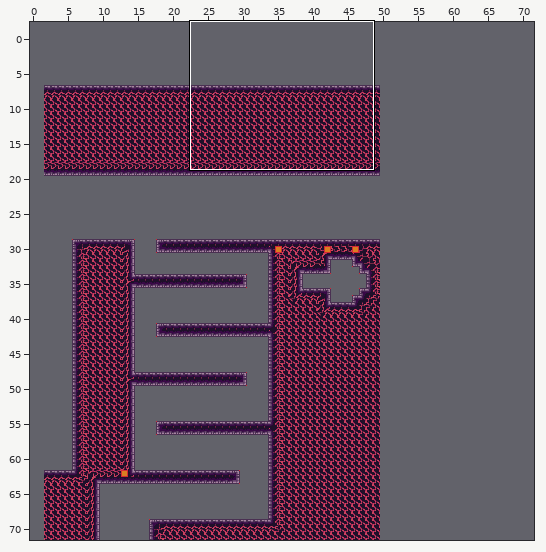
Two versions of a level (Tiled map (JSON), assets/world/room/fire1a.json). Above: a wide view before the commit, with the close-up outlined.
Close-up. Before:
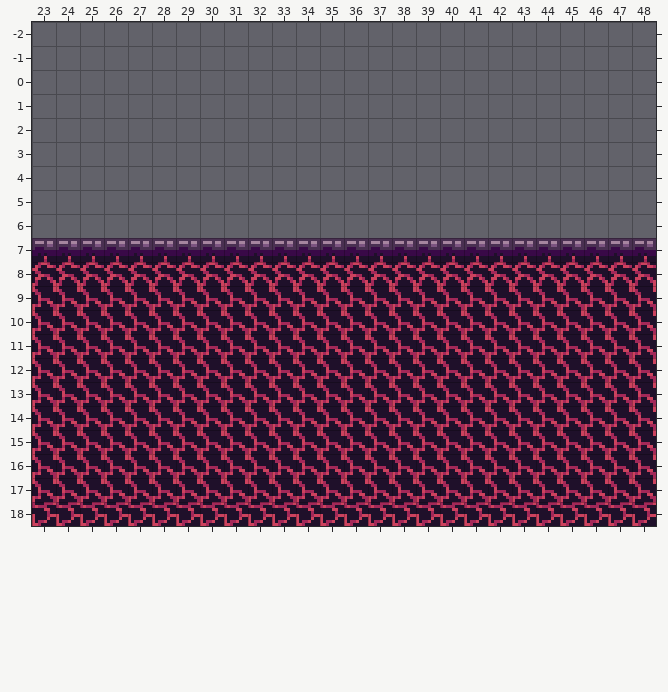
Cells are 8x8 px. Shown: x 23..48, y -2..18. The commit also changed other parts of the map, which this record leaves out. The old version is drawn lined up with the new one. Layer "entity" is drawn -13,-5 px off the grid.
The result:
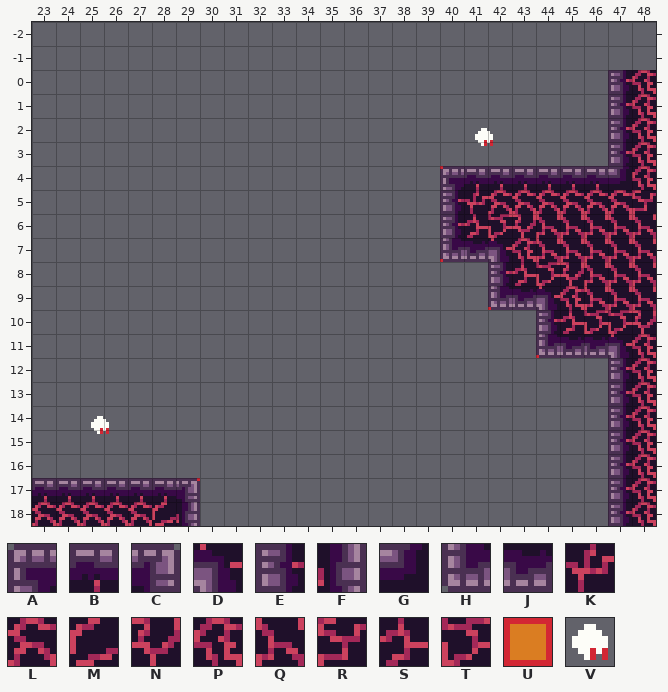
Key: from "fire": A 0, B 1, C 2, D 4, E 13, F 15, G 17, H 26, J 27, K 49, L 50, M 51, N 61, P 62, Q 63, R 74, S 75, T 76; from "tools": U 1 "ground", V 3 "Fire Charge".
_ is an empty cell.
From the commit log: Fire level foundations.
From old to new:
map size 48x80 -> 72x72 cells (old content now starts at 2,-8; both pictures use the new coordinates)
Layer "draft":
Tile U now appears in row 4 at x 40.
The tile that lay hidden is removed in row 7 at x 23 to 39; in rows 8 to 9 at x 23 to 41; in rows 10 to 11 at x 23 to 43; in rows 12 to 16 at x 23 to 46; in rows 17 to 18 at x 30 to 46.
Layer "entity":
Tile V now appears in row 3 at x 43; in row 15 at x 27.
Layer "map":
Tile A now appears in row 4 at x 40.
The author changed tile Q to tile B in row 17 at x 23 to 28.
Tile B now appears in row 4 at x 41 to 46.
The author changed tile Q to tile C in row 17 at x 29.
The author changed tile B to tile D in row 7 at x 42.
The author changed tile Q to tile D in row 9 at x 44; in row 11 at x 47.
The author changed tile L to tile E in row 8 at x 42.
The author changed tile Q to tile E in row 10 at x 44; in rows 12 to 17 at x 47.
The author changed tile T to tile E in row 18 at x 47.
Tile E now appears in rows 0 to 3 at x 47; in rows 5 to 6 at x 40.
The author changed tile T to tile F in row 18 at x 29.
Tile G now appears in row 4 at x 47.
The author changed tile B to tile H in row 7 at x 40.
The author changed tile Q to tile H in row 9 at x 42; in row 11 at x 44.
The author changed tile B to tile J in row 7 at x 41.
The author changed tile Q to tile J in row 9 at x 43; in row 11 at x 45 to 46.
Tile K now appears in row 5 at x 41.
The author changed tile T to tile L in row 18 at x 23 to 27.
Tile L now appears in row 5 at x 42 to 47.
The author changed tile T to tile M in row 18 at x 28.
The author changed tile L to tile N in row 8 at x 45.
The author changed tile Q to tile N in row 10 at x 48.
Tile N now appears in row 6 at x 43.
The author changed tile B to tile P in row 7 at x 43.
The author changed tile Q to tile P in row 9 at x 45; in rows 11 to 17 at x 48.
The author changed tile T to tile P in row 18 at x 48.
Tile P now appears in rows 0 to 4 at x 48.
The author changed tile B to tile Q in row 7 at x 44 to 48.
The author changed tile L to tile Q in row 8 at x 46 to 48.
Tile Q now appears in row 6 at x 44 to 48.
Tile R now appears in row 5 at x 48.
The author changed tile L to tile S in row 8 at x 43.
The author changed tile Q to tile S in row 10 at x 45.
Tile S now appears in row 6 at x 41.
The author changed tile L to tile T in row 8 at x 44.
The author changed tile Q to tile T in row 10 at x 46 to 47.
Tile T now appears in row 6 at x 42.
Tile B is removed in row 7 at x 23 to 39.
Tile L is removed in row 8 at x 23 to 41.
Tile Q is removed in row 9 at x 23 to 41; in rows 10 to 11 at x 23 to 43; in rows 12 to 16 at x 23 to 46; in row 17 at x 30 to 46.
Tile T is removed in row 18 at x 30 to 46.
Boxes around the changes in both close-ups, in picture pixels (x1, y1, x2, y2):
changed: (32, 70, 656, 526)
